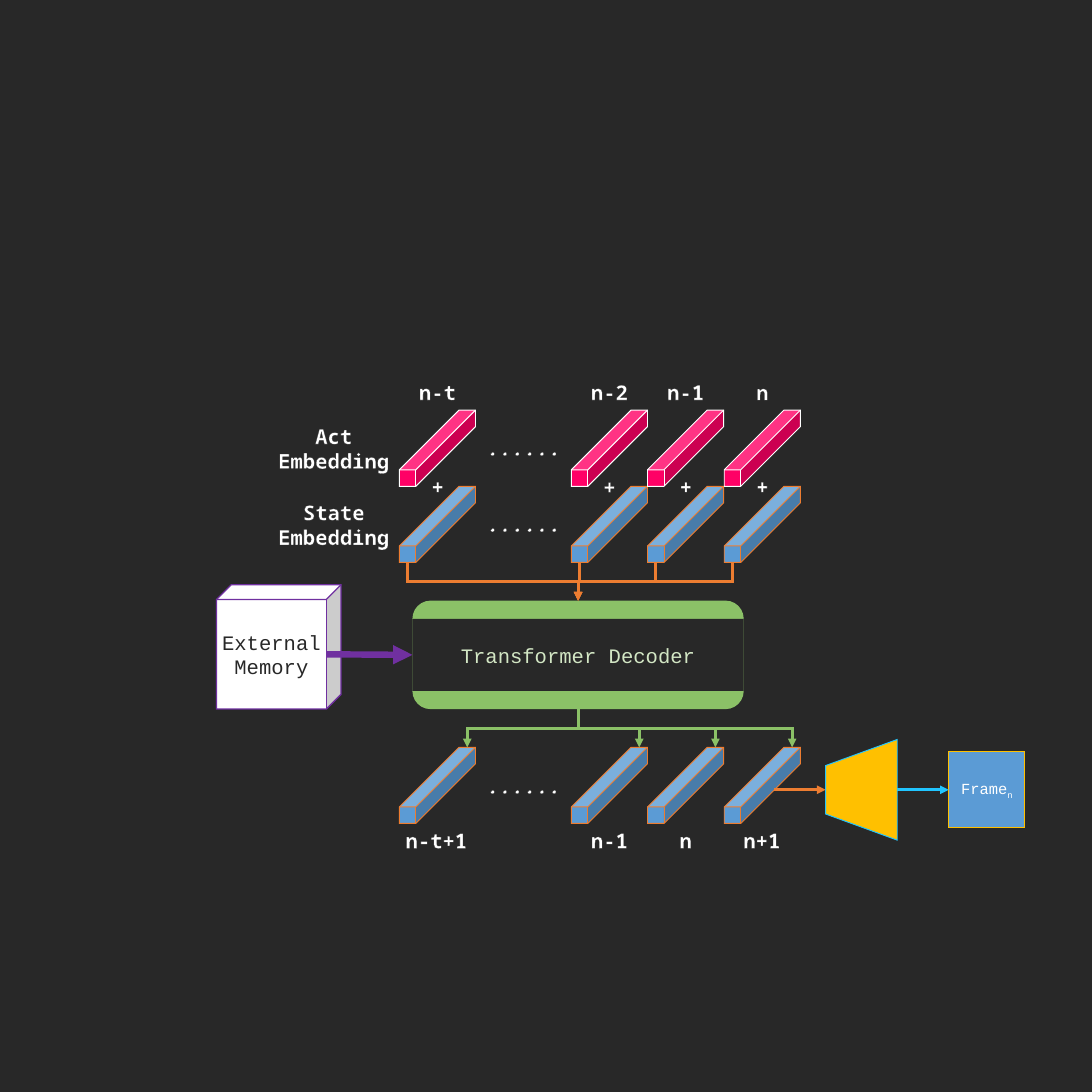
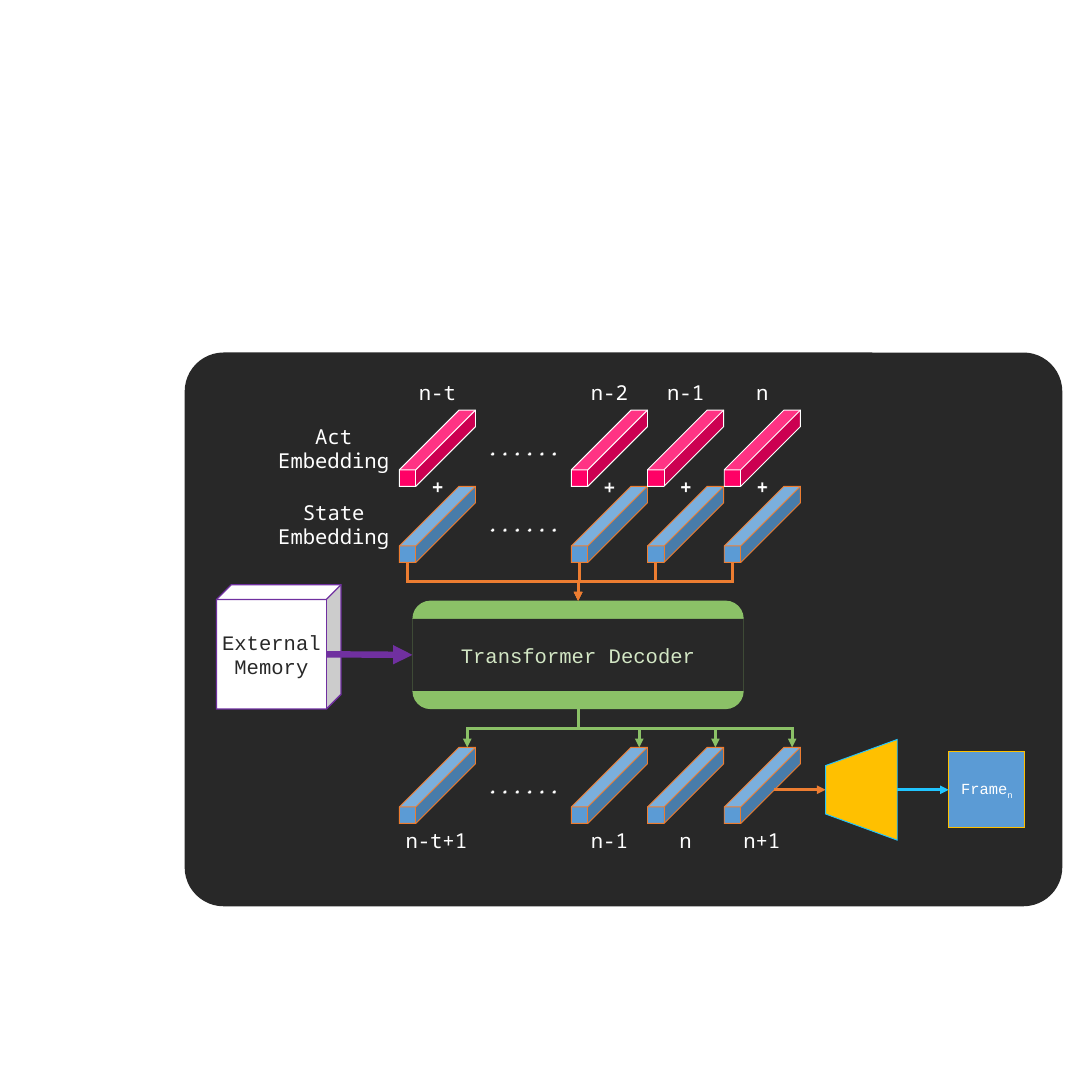
Before and after one commit to toonnyy8/ncku, a slide deck: slide 6 of dl2020/medium/img.pptx. Drawn at 1092x1092 pixels with LibreOffice and Linux fonts; fonts in the diff are those of the drawing. Boxes give left, top, right and bottom in pixels: in the first picture for what was removed or moved away, otherwise in the second. Text is boxed around its words. In the diff, an @@ line names an element or a change of style, - is before the commit and + after.

```diff
--- a/dl2020/medium/img.pptx
+++ b/dl2020/medium/img.pptx
@@ background #282828 to #FFFFFF @@
@@ rounded rectangle added at (184, 352, 1062, 906), fill #282828 @@
@@ letter outline #282828 0.75 pt to none, bold off in 5 elements at (278, 429, 389, 473), (278, 505, 389, 549), (406, 833, 468, 848), (591, 833, 628, 848), (743, 833, 780, 848) @@
```
Also in this commit, not shown: 1 other slide changed, 24 other files.
